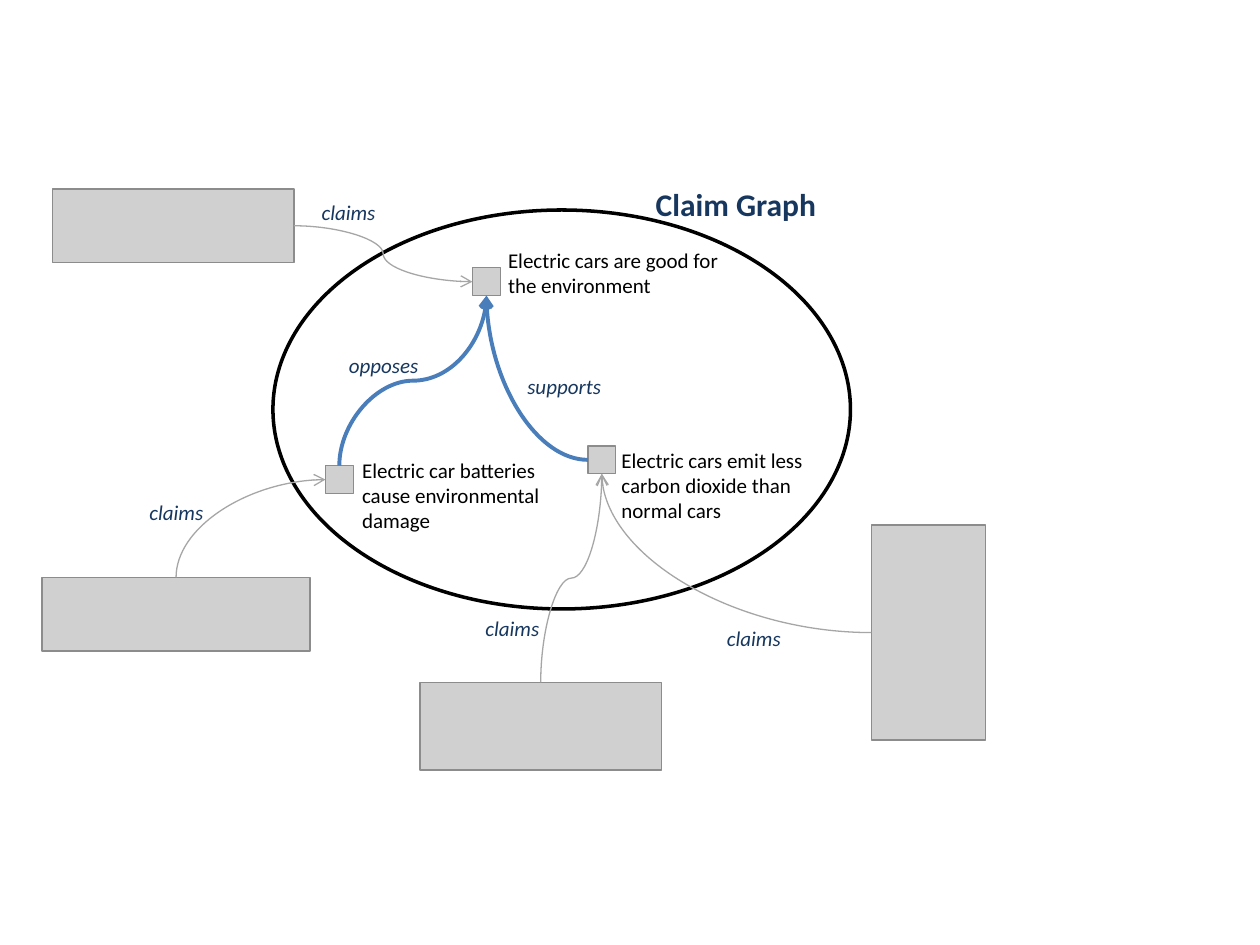
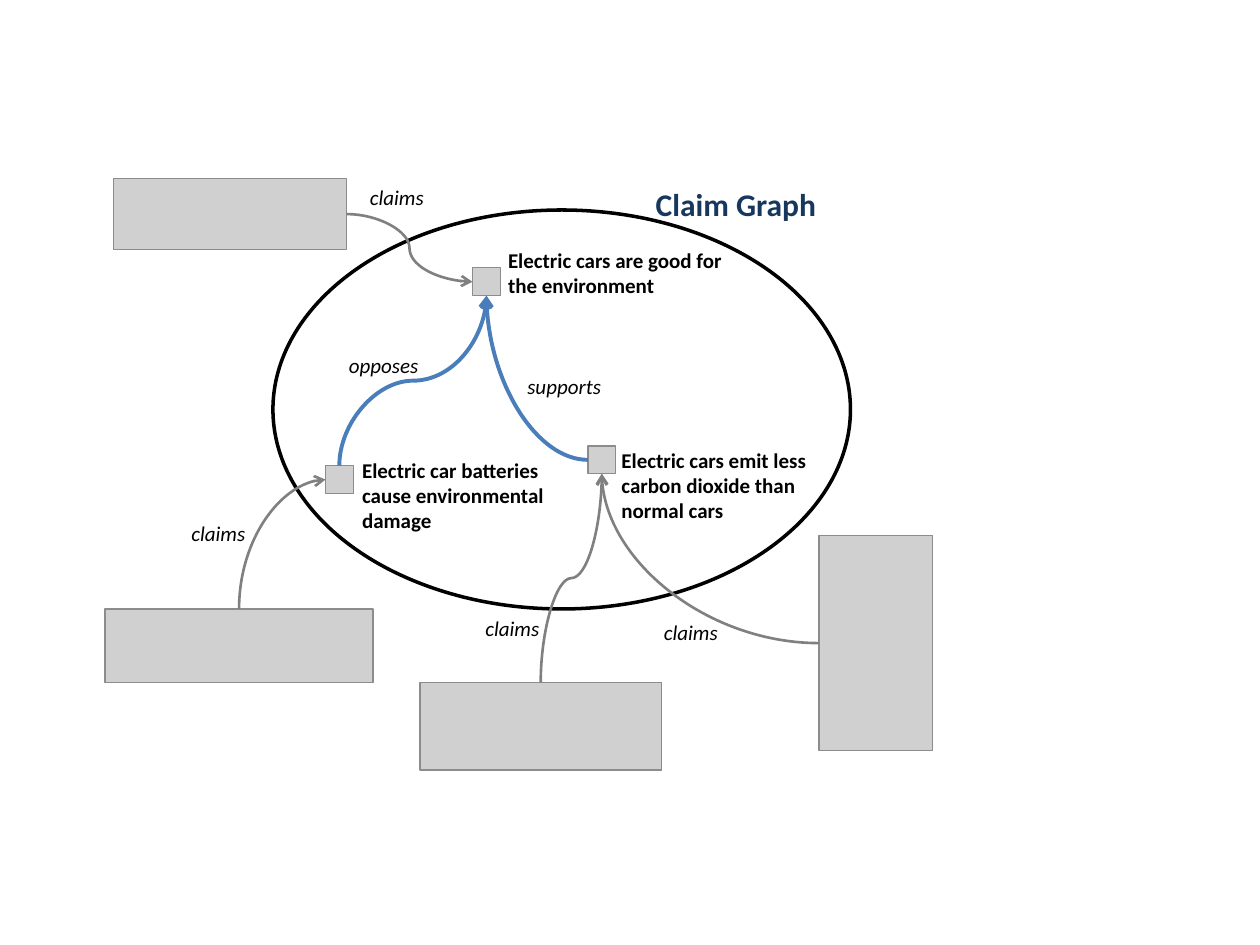
Before and after one commit to robennals/think-link, a slide deck: slide 13 of papers/diagrams.pptx. Drawn at 1260x945 pixels with LibreOffice and Linux fonts; fonts in the diff are those of the drawing; grey boxes stand for pictures. Boxes give left, top, right and bottom in pixels: in the first picture for what was removed or moved away, otherwise in the second. Text is boxed around its words. In the diff, an @@ line names an element or a change of style, - is before the commit and + after.

```diff
--- a/papers/diagrams.pptx
+++ b/papers/diagrams.pptx
@@ picture: place and size @@
-picture at bbox=[53, 189, 295, 262]
+picture at bbox=[113, 179, 346, 249]
@@ text "claims": place and size @@
-text "claims" at bbox=[322, 205, 376, 220]
+text "claims" at bbox=[370, 190, 424, 205]
@@ curved arrow moved from (294, 226) - (472, 282) to (346, 214) - (472, 282) @@
@@ curved arrow (346, 214) - (472, 282): stroke #A6A6A6 0.75 pt to #808080 1.5 pt @@
@@ bold on in 3 elements at bbox=[508, 253, 721, 293], bbox=[621, 453, 805, 518], bbox=[362, 463, 544, 532] @@
@@ curved arrow (541, 683) - (602, 474): stroke #A6A6A6 0.75 pt to #808080 1.5 pt @@
@@ curved arrow moved from (872, 633) - (602, 474) to (819, 643) - (602, 474) @@
@@ curved arrow (819, 643) - (602, 474): stroke #A6A6A6 0.75 pt to #808080 1.5 pt @@
@@ curved arrow moved from (176, 577) - (325, 480) to (239, 609) - (325, 480) @@
@@ curved arrow (239, 609) - (325, 480): stroke #A6A6A6 0.75 pt to #808080 1.5 pt @@
@@ text "claims": place and size @@
-text "claims" at bbox=[149, 505, 203, 527]
+text "claims" at bbox=[191, 526, 245, 541]
@@ picture: place and size @@
-picture at bbox=[872, 525, 985, 741]
+picture at bbox=[819, 536, 932, 751]
@@ picture: place and size @@
-picture at bbox=[42, 577, 310, 650]
+picture at bbox=[105, 609, 373, 682]
@@ text colour #17375E to #000000 in 6 elements at bbox=[527, 380, 601, 398], bbox=[349, 363, 418, 380], bbox=[485, 621, 539, 636], bbox=[370, 190, 424, 205], bbox=[191, 526, 245, 541], bbox=[664, 625, 718, 640] @@
@@ text "claims": place and size @@
-text "claims" at bbox=[727, 631, 781, 646]
+text "claims" at bbox=[664, 625, 718, 640]
```
Also in this commit, not shown: 2 other files.
